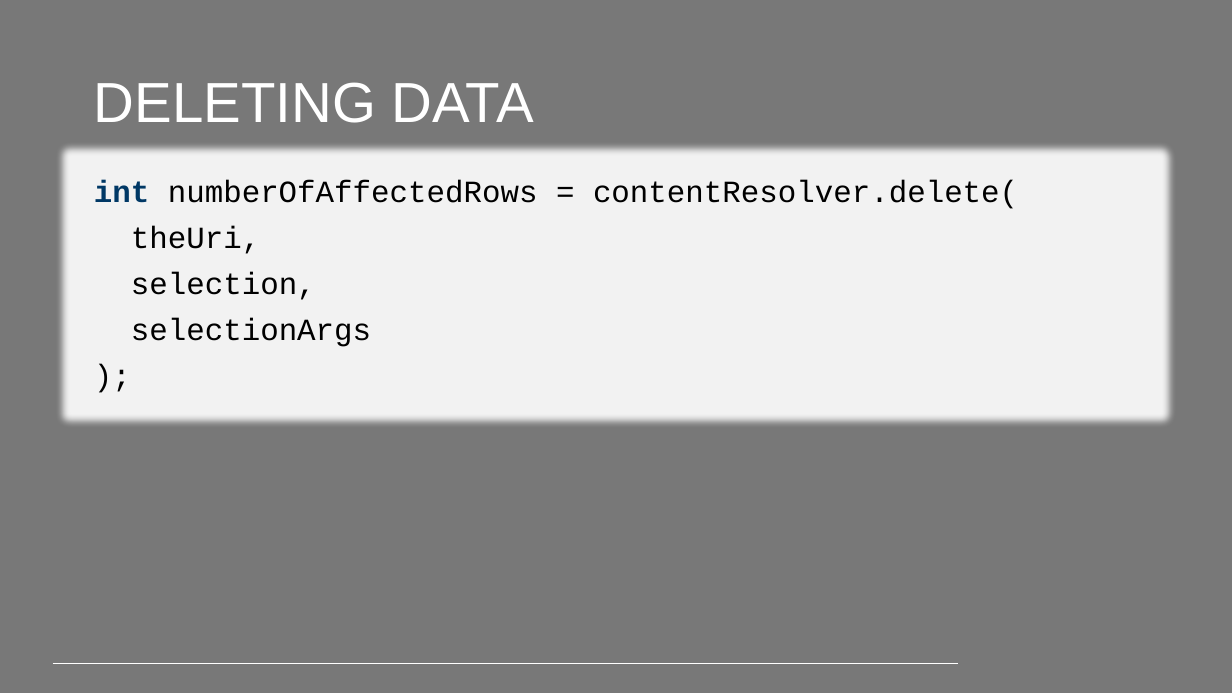
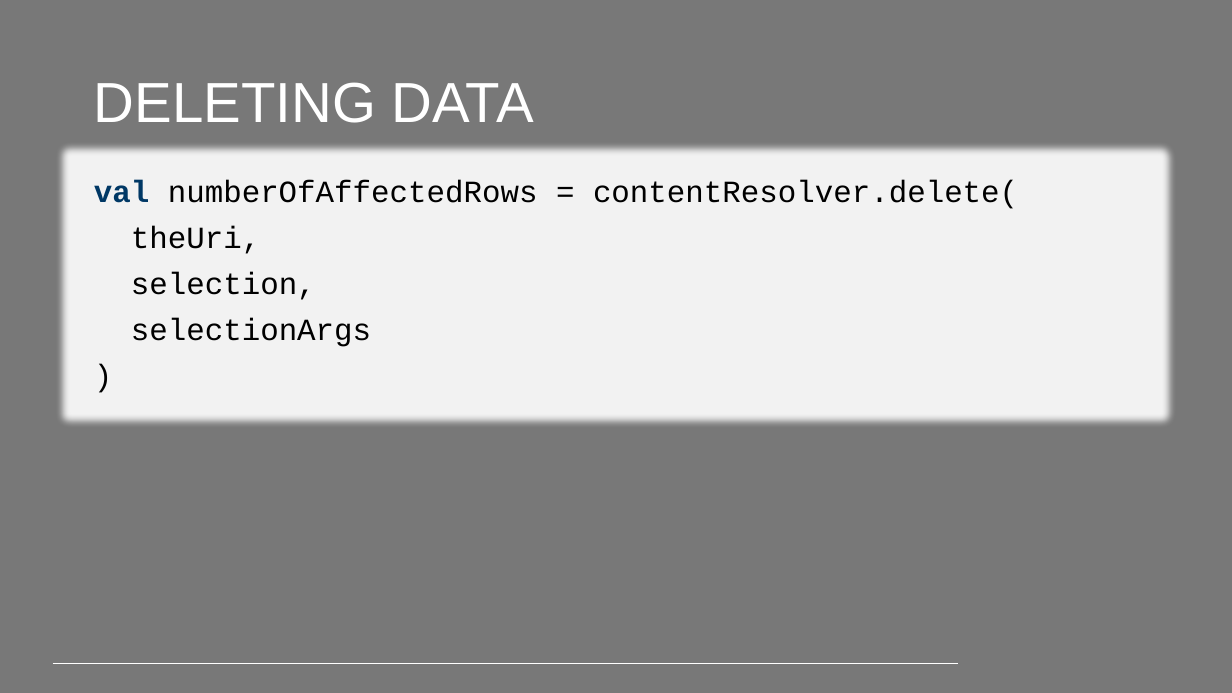
Before and after one commit to PeppeL-G/course-material, a slide deck: slide 12 of src/lectures/android-content-providers/android-content-providers.pptx. Drawn at 1232x693 pixels with LibreOffice and Linux fonts; fonts in the diff are those of the drawing; background and template pictures are left out. Boxes give left, top, right and bottom in pixels: in the first picture for what was removed or moved away, otherwise in the second. Text is boxed around its words. In the diff, an @@ line names an element or a change of style, - is before the commit and + after.

```diff
--- a/src/lectures/android-content-providers/android-content-providers.pptx
+++ b/src/lectures/android-content-providers/android-content-providers.pptx
@@ text at <box>94,179,1018,347</box>: text changed @@
-);
+)
@@ text at <box>94,179,1018,209</box>: text changed @@
-int numberOfAffectedRows = contentResolver.delete(
+val numberOfAffectedRows = contentResolver.delete(
```
Also in this commit, not shown: 15 other slides changed, 9 other files.
